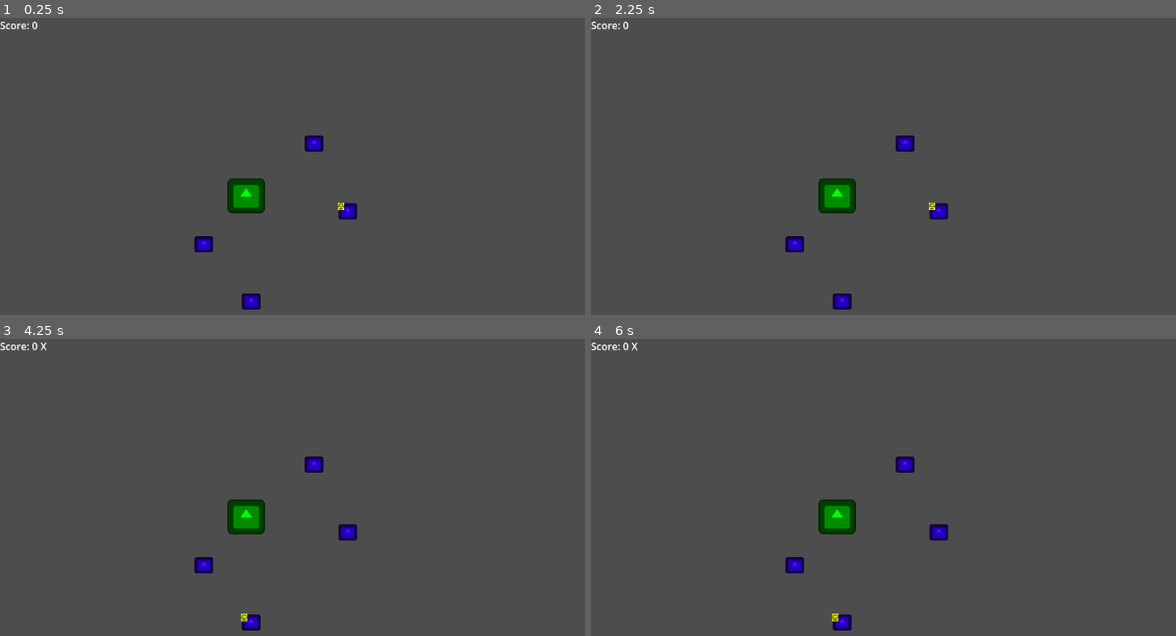
Above: before the commit, frames 1-4 (two rows, left to right).
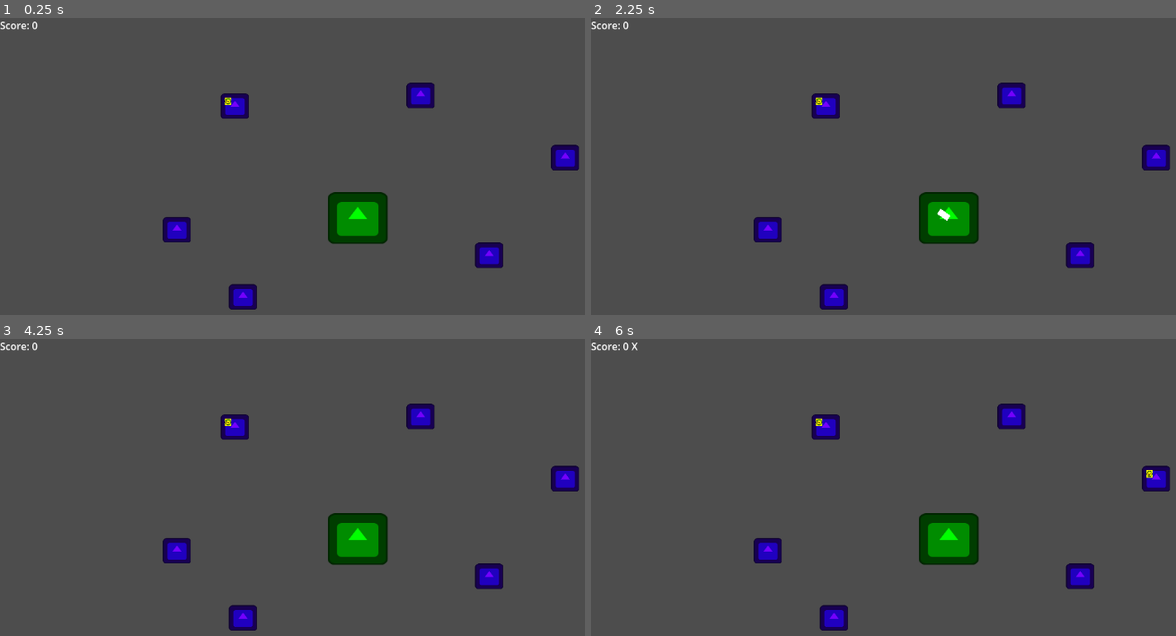
Above: after the commit, the same moments.

Repository: SamarthGuptha/arcanedispatch
Game: Godot game, scene res://node_2d.tscn
The game is run twice, just before and just after one commit, with the same random seed, the same clock (stepped at 60 frames per second) and the same inputs. The engine's default icon, where the game draws it, is replaced by a stand-in: a white triangle on a blue panel in a dark square.
Inputs (mouse positions are in pixels of both pictures, inside the frame that each line leads up to):
- Up to frame 1 (0.25 s): no input
- Up to frame 2 (2.25 s): tap Enter (ui_accept) at 0.5, 0.77, 1.25, 1.52, 2 s; move the mouse to (836, 196) at 0.52 s; click (836, 196) at 0.67 s; move the mouse to (842, 300) at 1.27 s; click (842, 300) at 1.42 s; move the mouse to (936, 211) at 2.02 s; click (936, 211) at 2.17 s
- Up to frame 3 (4.25 s): tap Enter (ui_accept) at 2.75, 3.02, 3.5, 3.77 s; move the mouse to (204, 564) at 2.77 s; click (204, 564) at 2.92 s; move the mouse to (315, 463) at 3.52 s; click (315, 463) at 3.67 s
- Up to frame 4 (6 s): move the mouse to (737, 478) at 4.27 s; click (737, 478) at 4.42 s; tap Enter (ui_accept) at 4.52, 5 s; move the mouse to (988, 540) at 5.02 s; click (988, 540) at 5.17 s; move the mouse to (842, 439) at 5.77 s; click (842, 439) at 5.92 s

The runs differ from the first frame. In frame 1, 5.3% of the frame differs, in the area x 27-99%, y 21-99%; in frame 2, 5.3%; in frame 3, 5.4%, in the area x 6-99%, y 1-99%; in frame 4, 5.3%.

Commit message:
help me😭

Diff:
--- a/GameOverUI.tscn
+++ b/GameOverUI.tscn
@@ -15,11 +15,11 @@
 color = Color(0, 0, 0, 1)
 
 [node name="VBoxContainer" type="VBoxContainer" parent="ColorRect"]
-layout_mode = 0
-offset_right = 40.0
-offset_bottom = 40.0
+offset_right = 65.0
+offset_bottom = 45.0
 tooltip_text = "Game Over"
 
 [node name="Button" type="Button" parent="ColorRect/VBoxContainer"]
+custom_minimum_size = Vector2(2, 45)
 layout_mode = 2
 text = "Restart"
--- a/RequestManager.gd
+++ b/RequestManager.gd
@@ -1,5 +1,5 @@
 extends Node
-var request_timer = Timer.new()
+var delivery_timer = Timer.new()
 var active_tower = null
 var towers = []
 
@@ -16,42 +16,44 @@
 	score = 0
 	strikes = 0
 	is_game_over = false
-	request_timer.wait_time = 4.0
-	request_timer.one_shot = false
-	request_timer.timeout.connect(create_new_request)
-	add_child(request_timer)
-	request_timer.start()
+	delivery_timer.wait_time = 5.7
+	delivery_timer.one_shot = true
+	delivery_timer.timeout.connect(create_new_request)
+	add_child(delivery_timer)
+	await get_tree().create_timer(0.1).timeout
+	create_new_request()
+func _on_delivery_timeout():
+	if is_game_over: return
 
-	await get_tree().create_timer(0.1).timeout
-	towers = get_tree().get_nodes_in_group("towers")
-	if not towers.is_empty():
-		towers.shuffle()
-		active_tower = towers[0]
-		active_tower.set_active_request(true)
-		request_timer.start()
+	if active_tower:
+		active_tower.set_active_request(false)
+	add_strike()
+	if not is_game_over:
+		create_new_request()
+
 func create_new_request():
 	if is_game_over:
+		return
+	towers = get_tree().get_nodes_in_group("towers")
+	if towers.is_empty():
 		return
 	if active_tower != null:
 		add_strike()
 	if is_game_over:
 		return
-	towers = get_tree().get_nodes_in_group("towers")
-	if towers.is_empty():
-		return
-	if active_tower:
-		active_tower.set_active_request(false)
 	towers.shuffle()
 	active_tower = towers[0]
 	active_tower.set_active_request(true)
+	delivery_timer.start()
 func complete_request(tower_node):
 	if is_game_over:return false
 	if tower_node == active_tower:
+		delivery_timer.stop()
 		score+=1
 		score_updated.emit(score)
 		active_tower.set_active_request(false)
 		active_tower = null
-		request_timer.start()
+		create_new_request()
 		return true
 	return false
 func add_strike():
--- a/depot.tscn
+++ b/depot.tscn
@@ -4,15 +4,14 @@
 [ext_resource type="Texture2D" uid="uid://dhldwuprb04y6" path="res://icon.svg" id="2_yu38r"]
 
 [sub_resource type="RectangleShape2D" id="RectangleShape2D_pvbjd"]
-size = Vector2(64, 56)
+size = Vector2(100, 84)
 
 [node name="Depot" type="Area2D"]
 script = ExtResource("1_uiy2g")
 
 [node name="Sprite2D" type="Sprite2D" parent="."]
 modulate = Color(0, 1, 0, 1)
-position = Vector2(0, 9.53674e-07)
-scale = Vector2(0.464844, 0.4375)
+scale = Vector2(0.755859, 0.648438)
 texture = ExtResource("2_yu38r")
 
 [node name="CollisionShape2D" type="CollisionShape2D" parent="."]
--- a/main.gd
+++ b/main.gd
@@ -24,6 +24,7 @@
 	current_line = Line2D.new()
 	current_line.width = 10.0
 	current_line.default_color = Color.WHITE
+	current_line.add_point(depot.global_position)
 	add_child(current_line)
 
 func handle_path_finished():
--- a/node_2d.tscn
+++ b/node_2d.tscn
@@ -12,20 +12,26 @@
 [node name="Camera2D" type="Camera2D" parent="."]
 
 [node name="Depot" parent="." instance=ExtResource("2_dfv72")]
-position = Vector2(-181, -38)
+position = Vector2(-2, -2)
 
 [node name="Tower" parent="." groups=["towers"] instance=ExtResource("3_mwbqg")]
-position = Vector2(-173, 132)
+position = Vector2(209, 58)
 
 [node name="Tower2" parent="." groups=["towers"] instance=ExtResource("3_mwbqg")]
-position = Vector2(-18, -13)
+position = Vector2(99, -199)
 
 [node name="Tower3" parent="." groups=["towers"] instance=ExtResource("3_mwbqg")]
-position = Vector2(-249, 40)
+position = Vector2(-186, 125)
 
 [node name="Tower4" parent="." groups=["towers"] instance=ExtResource("3_mwbqg")]
-position = Vector2(-72, -122)
+position = Vector2(-292, 17)
 
 [node name="CanvasLayer" parent="." instance=ExtResource("4_pwxs8")]
 
 [node name="CanvasLayer2" parent="." instance=ExtResource("5_a4qrt")]
+
+[node name="Tower5" parent="." groups=["towers"] instance=ExtResource("3_mwbqg")]
+position = Vector2(-199, -182)
+
+[node name="Tower6" parent="." groups=["towers"] instance=ExtResource("3_mwbqg")]
+position = Vector2(331, -99)
--- a/tower.tscn
+++ b/tower.tscn
@@ -5,14 +5,15 @@
 [ext_resource type="Texture2D" uid="uid://bkqv5mmp0ataj" path="res://images/icon.jpg" id="3_g4oms"]
 
 [sub_resource type="CircleShape2D" id="CircleShape2D_4fi5f"]
-radius = 19.0
+radius = 29.0689
 
 [node name="Tower" type="Area2D"]
 script = ExtResource("1_m7kph")
 
 [node name="Sprite2D" type="Sprite2D" parent="."]
 modulate = Color(0.454902, 0, 1, 1)
-scale = Vector2(0.234375, 0.203125)
+position = Vector2(-2.38419e-07, -2.38419e-07)
+scale = Vector2(0.351563, 0.320313)
 texture = ExtResource("2_7413e")
 
 [node name="RequestIndicator" type="Sprite2D" parent="."]
